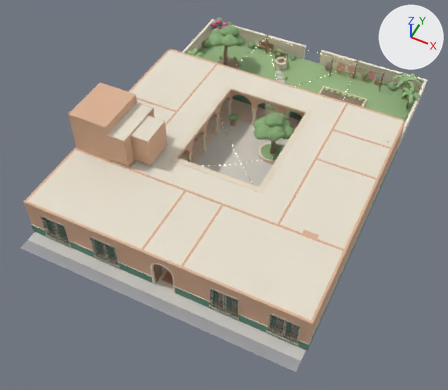
Before and after pictures for a commit that changed the glTF model modelos/casona/crudo/pb.glb.
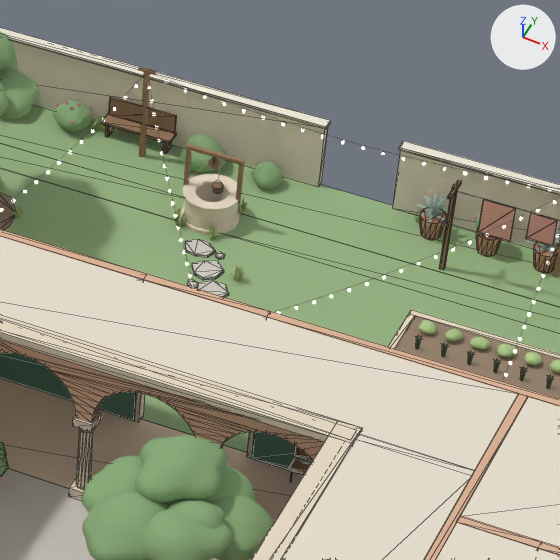
Old and new are each drawn whole from a 50 mm lens placed at (24.5, -49.7, 60.5), pointed at (-0.2, -0.4, -1.0) and again close up on the part from 53% to 79% of the width and 5% to 36% of the height. Arrows for +X, +Y and +Z are at upper right; the lights stay in place. The last two pictures show the newer version. The close-ups show mesh edges as thin lines. Vertices at exactly the same position are counted once.

Names of what the first close-up shows: 'pb_arbol_copa', 'pb_dintel_h300', 'pb_dintel_h300_cor', 'pb_muro_bh480_0', 'pb_muro_bh480_195', 'pb_muro_h340_0', 'pb_muro_h340_0_lam', 'pb_piso_corredor', 'pb_piso_laja', 'pb_piso_pasto', 'pb_techo', 'pb_tras_mueble', 'pb_tras_tierra' and 31 more.
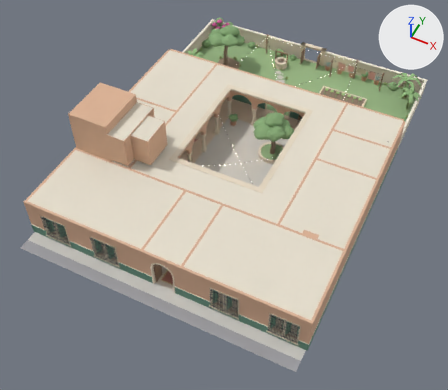
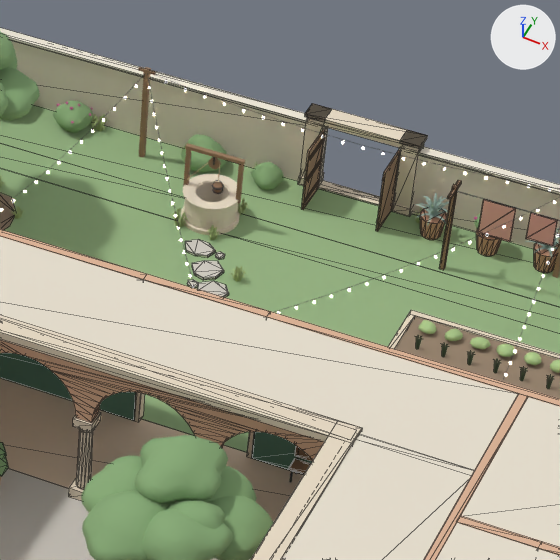
Diff of the bpy script that builds the scene:
```diff
--- a/modelos/casona/crudo/pb.glb.py
+++ b/modelos/casona/crudo/pb.glb.py
@@ me_pb_tras_mueble @@
 # used by ob_pb_tras_mueble; location = (0.0, 0.0, 0.0)
-me_pb_tras_mueble.from_pydata(...)  # 64 vertices, 96 faces; spans x -9.2..12.1, y 28.0..30.8, z 0.0..3.3
+me_pb_tras_mueble.from_pydata(...)  # 64 vertices, 96 faces; spans x -11.3..12.1, y 17.2..29.0, z 0.0..3.3
+# me_pb_tras_mueble part 1: the loose piece of 8 vertices spanning x -9.2..-6.7, y 30.2..30.8, z 0.5..0.6 is moved by (-2.0, -13.0, 0.0)
+# me_pb_tras_mueble part 2: the loose piece of 8 vertices spanning x -9.2..-6.7, y 30.7..30.8, z 0.6..1.3 is moved by (-2.1, -13.5, 0.0)
+# me_pb_tras_mueble part 3: the loose piece of 8 vertices spanning x -9.1..-9.0, y 30.2..30.7, z 0.0..0.5 is moved by (-2.0, -13.0, 0.0)
+# me_pb_tras_mueble part 4: the loose piece of 8 vertices spanning x -6.9..-6.8, y 30.2..30.7, z 0.0..0.5 is moved by (-2.0, -13.0, 0.0)
 me_pb_tras_mueble.materials.append(mat_madera)
@@ me_pb_traspatio @@
 # used by ob_pb_traspatio; location = (0.0, 0.0, 0.0)
-me_pb_traspatio.from_pydata(...)  # 16 vertices, 24 faces; spans x 13.0..16.0, y 18.4..19.8, z 0.0..1.2
+me_pb_traspatio.from_pydata(...)  # 80 vertices, 128 faces; spans x -2.06..16.0, y 18.4..31.34, z -0.02..2.86
+# me_pb_traspatio part 5: a new loose piece, a box spanning x -2.0..-1.4, y 30.72..31.28, z 0.0..2.6, in mat_cantera (pale yellow #e7dac4)
+# me_pb_traspatio part 6: a new loose piece, a box spanning x -2.04..-1.36, y 30.68..31.32, z 0.0..0.3, in mat_cantera (pale yellow #e7dac4)
+# me_pb_traspatio part 7: a new loose piece, a box spanning x 1.4..2.0, y 30.72..31.28, z 0.0..2.6, in mat_cantera (pale yellow #e7dac4)
+# me_pb_traspatio part 8: a new loose piece, a box spanning x 1.36..2.04, y 30.68..31.32, z 0.0..0.3, in mat_cantera (pale yellow #e7dac4)
+# me_pb_traspatio part 9: a new loose piece, a box spanning x -2.0..2.0, y 30.76..31.24, z 2.5..2.75, in mat_cantera (pale yellow #e7dac4)
+# me_pb_traspatio part 10: a new loose piece, a box spanning x -1.4..1.4, y 30.78..31.22, z -0.02..0.04, in mat_cantera (pale yellow #e7dac4)
+# me_pb_traspatio part 11: a new loose piece of 16 vertices spanning x -2.06..2.06, y 30.66..31.34, z 2.75..2.86, in mat_cantera (pale yellow #e7dac4)
 me_pb_traspatio.materials.append(mat_cantera)
@@ me_pb_porton_t @@
+me_pb_porton_t.from_pydata(...)  # a box spanning x -1.38..-1.31, y 29.35..30.72, z 0.05..2.42; a box spanning x -1.31..-1.28, y 29.4..30.67, z 0.35..0.47; a box spanning x -1.31..-1.28, y 29.4..30.67, z 1.2..1.32; a box spanning x -1.31..-1.28, y 29.4..30.67, z 2.05..2.17; a box spanning x 1.31..1.38, y 29.35..30.72, z 0.05..2.42; a box spanning x 1.28..1.31, y 29.4..30.67, z 0.35..0.47; a box spanning x 1.28..1.31, y 29.4..30.67, z 1.2..1.32; a box spanning x 1.28..1.31, y 29.4..30.67, z 2.05..2.17
+me_pb_porton_t.materials.append(mat_porton)  # brown #997c61
@@ ob_pb_porton_t @@
+ob_pb_porton_t = bpy.data.objects.new('pb_porton_t', me_pb_porton_t)
+ob_pb_porton_t.location = (0.0, 0.0, 0.0)
```

Location of each change, [x1, y1, x2, y2] in pixels of the close-ups (560 x 560 px; the box of a moved part takes in the faces that stretch with it):
'pb_traspatio', reshaped (not visible before): after [298, 103, 428, 216]
'pb_tras_mueble', reshaped: before [101, 96, 462, 270]; after [439, 180, 462, 270]
'pb_porton_t', added (brown): after [302, 129, 400, 231]
part 1 of me_pb_tras_mueble, moved or reshaped (not visible afterwards): before [101, 113, 177, 143]
part 2 of me_pb_tras_mueble, moved or reshaped (not visible afterwards): before [109, 96, 177, 133]
part 3 of me_pb_tras_mueble, moved or reshaped (not visible afterwards): before [105, 125, 114, 137]
part 4 of me_pb_tras_mueble, moved or reshaped (not visible afterwards): before [163, 141, 172, 154]
part 5 of me_pb_traspatio, added (pale yellow): after [300, 119, 324, 178]
part 6 of me_pb_traspatio, added: after [298, 172, 324, 186]
part 7 of me_pb_traspatio, added (pale yellow): after [394, 146, 421, 208]
part 8 of me_pb_traspatio, added: after [392, 202, 413, 216]
part 9 of me_pb_traspatio, added: after [307, 117, 424, 152]
part 10 of me_pb_traspatio, added: after [318, 180, 394, 206]
part 11 of me_pb_traspatio, added: after [305, 103, 428, 149]
